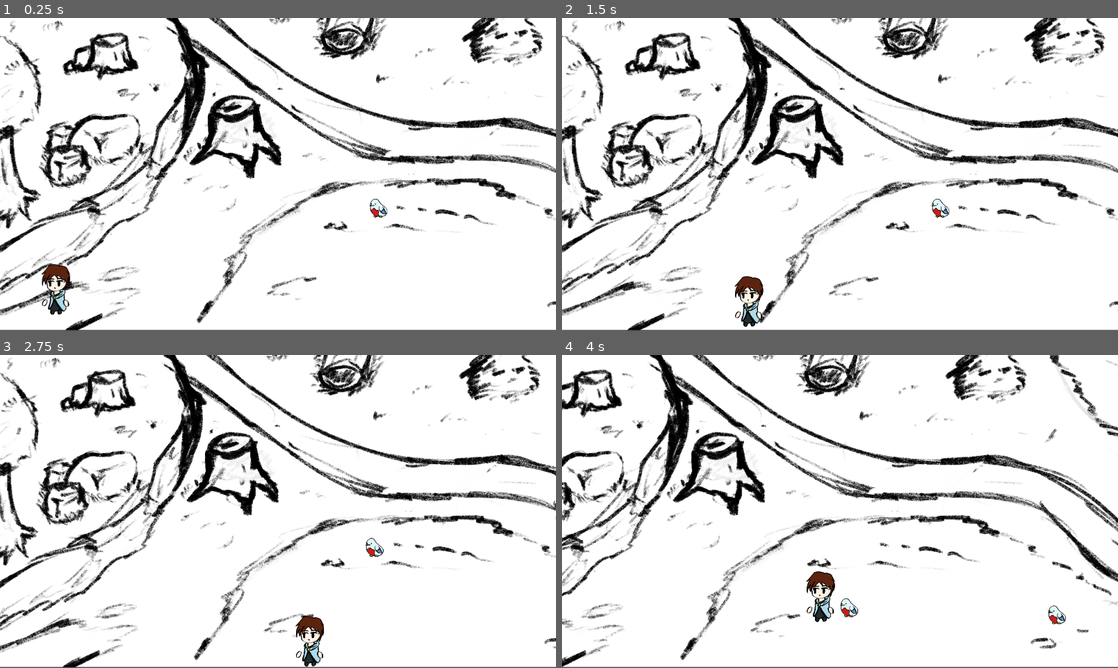
Above: before the commit, frames 1-4 (two rows, left to right).
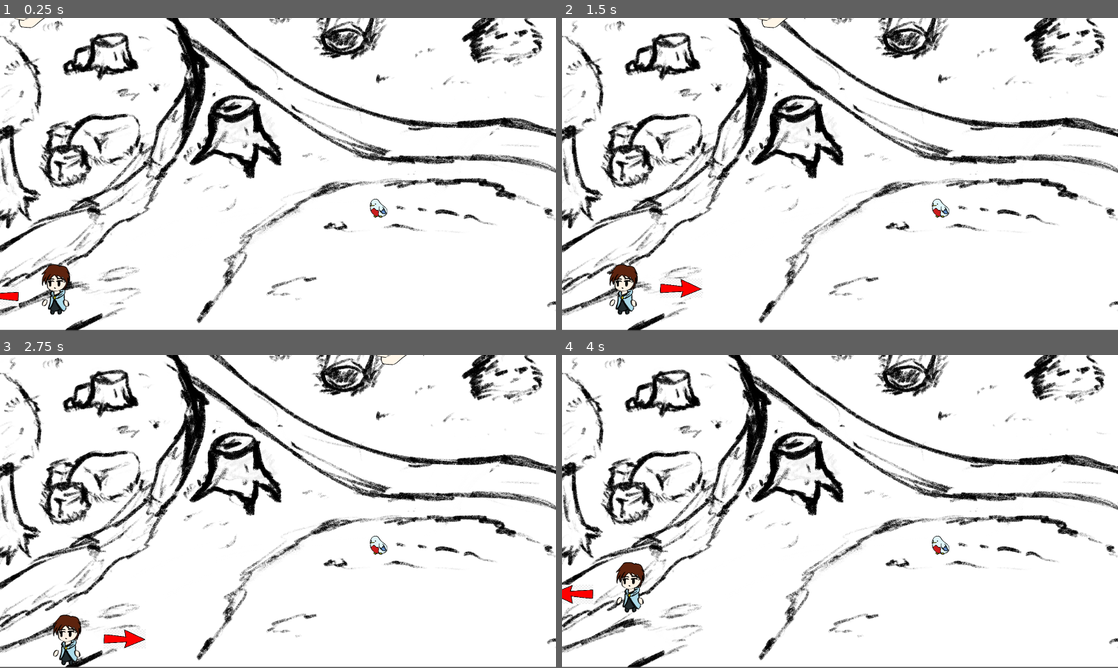
Above: after the commit, the same moments.

Repository: Inpayo/RuneWeaver
Game: Godot game, scene res://Scenes/game.tscn
Two runs of this game, one before a commit and one after it. Both use one fixed random seed, a clock stepped at 60 frames per second and the inputs below.
Inputs (mouse positions are in pixels of both pictures, inside the frame that each line leads up to):
- Up to frame 1 (0.25 s): no input
- Up to frame 2 (1.5 s): tap Enter at 0.5 s; move the mouse to (962, 158) at 0.52 s; hold D (Move_right, bound only before the commit) 0.53-1.28 s; tap P (Swap_mode, bound only after the commit) at 0.6 s; right-click (962, 158) at 0.8 s; move the mouse to (728, 190) at 1.27 s; hold S (Move_down, bound only before the commit) from 1.28 s (still down); right-click (728, 190) at 1.35 s
- Up to frame 3 (2.75 s): tap P (Swap_mode, bound only after the commit) at 1.55, 2.1 s; move the mouse to (333, 442) at 2.02 s; release S (Move_down, bound only before the commit) at 2.03 s; hold D (Move_right, bound only before the commit) from 2.03 s (still down); right-click (333, 442) at 2.3 s
- Up to frame 4 (4 s): move the mouse to (812, 574) at 2.77 s; release D (Move_right, bound only before the commit) at 2.78 s; hold W (Move_up, bound only before the commit) 2.78-3.53 s; right-click (812, 574) at 2.85 s; tap P (Swap_mode, bound only after the commit) at 3.05, 3.6 s; move the mouse to (1006, 558) at 3.52 s; hold A (Move_left, bound only before the commit) from 3.53 s (still down); right-click (1006, 558) at 3.8 s

The runs differ from the first frame. In frame 1, 0.2% of the frame differs, in the area x 0-12%, y 0-93%; in frame 2, 1.5%; in frame 3, 18%; in frame 4, 29%, in the area x 0-100%, y 0-100%.

Commit message:
Arrow pointy
Has arrow that pointy points at the pointed point of a pointed point

Diff:
--- a/Scenes/Player_testing.tscn
+++ b/Scenes/Player_testing.tscn
@@ -1,7 +1,9 @@
-[gd_scene load_steps=5 format=3 uid="uid://vqic7rnw066y"]
+[gd_scene load_steps=7 format=3 uid="uid://vqic7rnw066y"]
 
 [ext_resource type="Script" uid="uid://bx17yvxqct6qv" path="res://Scripts/player_testing.gd" id="1_i8wls"]
 [ext_resource type="Texture2D" uid="uid://brvvw1xgwkbpk" path="res://Assets/Sprites/entity_player_testing.png" id="2_ldamb"]
+[ext_resource type="Texture2D" uid="uid://qkoiw7kpyeij" path="res://Assets/Sprites/Aim_pointy.png" id="3_was2g"]
+[ext_resource type="Script" uid="uid://dgs0acpo68tx5" path="res://Scenes/arrow.gd" id="4_6vxjc"]
 
 [sub_resource type="RectangleShape2D" id="RectangleShape2D_i8wls"]
 size = Vector2(53, 174)
@@ -9,7 +11,7 @@
 [sub_resource type="RectangleShape2D" id="RectangleShape2D_utw4k"]
 size = Vector2(41, 23.75)
 
-[node name="CharacterBody2D" type="CharacterBody2D"]
+[node name="Player" type="CharacterBody2D"]
 script = ExtResource("1_i8wls")
 
 [node name="Sprite2D" type="Sprite2D" parent="."]
@@ -31,3 +33,24 @@
 [node name="CollisionShape2D" type="CollisionShape2D" parent="."]
 position = Vector2(-2, -14)
 shape = SubResource("RectangleShape2D_utw4k")
+
+[node name="Arrow_anchor" type="Marker2D" parent="."]
+position = Vector2(0, -77)
+
+[node name="Arrow" type="Sprite2D" parent="Arrow_anchor"]
+position = Vector2(-204, 0)
+scale = Vector2(0.226563, 0.186111)
+texture = ExtResource("3_was2g")
+offset = Vector2(0, -77)
+script = ExtResource("4_6vxjc")
+
+[node name="Attacks" type="Node" parent="."]
+
+[node name="Right Hook" type="Marker2D" parent="Attacks"]
+position = Vector2(-55, -138)
+
+[node name="Front_stuff" type="Marker2D" parent="Attacks"]
+position = Vector2(-55, -90)
+
+[node name="Left Hook" type="Marker2D" parent="Attacks"]
+position = Vector2(-55, -16)
--- /dev/null
+++ b/Scenes/arrow.gd
@@ -0,0 +1,26 @@
+extends Sprite2D
+
+var DefDir = Vector2.LEFT
+
+func _process(_delta: float) -> void:
+	var Keyboard = get_parent().get_parent().Keyboard
+	var pp = get_parent().global_position
+	var mp = get_viewport().get_camera_2d().get_global_mouse_position()
+	var direction = Vector2.ZERO
+	var CDir = Input.get_vector("Aim_left", "Aim_right", "Aim_up", "Aim_down")
+	var input_direction = get_parent().get_parent().input_direction
+
+	if input_direction != Vector2.ZERO:
+		DefDir = input_direction
+
+	if Keyboard and Input.mouse_mode == Input.MOUSE_MODE_VISIBLE:
+		direction = (mp - pp).normalized()
+	elif !Keyboard and CDir > Vector2.ZERO:
+		direction = CDir
+	else:
+		direction = DefDir
+
+
+	position = direction * 200
+
+	rotation = direction.angle()
--- /dev/null
+++ b/Scenes/fist.gd
@@ -0,0 +1,6 @@
+extends Area2D
+
+var speed = 500
+
+func _physics_process(delta):
+	position += transform.x * speed * delta
--- /dev/null
+++ b/Scenes/fist.tscn
@@ -0,0 +1,18 @@
+[gd_scene load_steps=4 format=3 uid="uid://bjojkbwbjos0j"]
+
+[ext_resource type="Script" uid="uid://duccan6f1nsve" path="res://Scenes/fist.gd" id="1_4upvt"]
+[ext_resource type="Texture2D" uid="uid://b8wub7twaxpr5" path="res://Assets/Sprites/Fisting.png" id="2_whwme"]
+
+[sub_resource type="RectangleShape2D" id="RectangleShape2D_whwme"]
+size = Vector2(66, 84)
+
+[node name="Fist" type="Area2D"]
+script = ExtResource("1_4upvt")
+
+[node name="Sprite2D" type="Sprite2D" parent="."]
+texture = ExtResource("2_whwme")
+flip_h = true
+
+[node name="CollisionShape2D" type="CollisionShape2D" parent="."]
+position = Vector2(-28, 6)
+shape = SubResource("RectangleShape2D_whwme")
--- a/Scenes/game.tscn
+++ b/Scenes/game.tscn
@@ -1,8 +1,9 @@
-[gd_scene load_steps=4 format=3 uid="uid://dbaul56nxjy32"]
+[gd_scene load_steps=5 format=3 uid="uid://dbaul56nxjy32"]
 
 [ext_resource type="Texture2D" uid="uid://dj8j48hhout2w" path="res://Assets/Sprites/Map_WhisperingWoods_ Testing.PNG" id="1_ebmjs"]
 [ext_resource type="PackedScene" uid="uid://vqic7rnw066y" path="res://Scenes/Player_testing.tscn" id="2_qxrlw"]
 [ext_resource type="PackedScene" uid="uid://dpbtiectljtq" path="res://Scenes/punishing_bird.tscn" id="2_wrm1d"]
+[ext_resource type="PackedScene" uid="uid://bjojkbwbjos0j" path="res://Scenes/fist.tscn" id="4_3dryh"]
 
 [node name="Game" type="Node2D"]
 
@@ -15,7 +16,7 @@
 [node name="CollisionPolygon2D" type="CollisionPolygon2D" parent="StaticBody2D"]
 polygon = PackedVector2Array(-8, 943, 99, 919, 228, 880, 314, 826, 381, 764, 472, 722, 537, 660, 558, 564, 620, 486, 68 …(1545 unchanged characters)…
 
-[node name="CharacterBody2D" parent="." instance=ExtResource("2_qxrlw")]
+[node name="Player" parent="." instance=ExtResource("2_qxrlw")]
 position = Vector2(192, 1046)
 
 [node name="Punishing Bird" parent="." instance=ExtResource("2_wrm1d")]
@@ -26,3 +27,5 @@
 
 [node name="Punishing Bird3" parent="." instance=ExtResource("2_wrm1d")]
 position = Vector2(3181, 234)
+
+[node name="Fist" parent="." instance=ExtResource("4_3dryh")]
--- a/Scripts/player_testing.gd
+++ b/Scripts/player_testing.gd
@@ -1,13 +1,36 @@
 extends CharacterBody2D
 
+func _ready() -> void:
+	Input.mouse_mode = Input.MOUSE_MODE_CAPTURED
 @export var Speed: float = 800
 @export var Acceleration: float = 2400
 @export var Friction: float = Acceleration/Speed
 var input_direction = Vector2.ZERO
+@export var Bullet : PackedScene
+@export var Keyboard: bool = true
+
+func Mode_toggle():
+	if Input.is_action_just_pressed("Swap_mode"):
+		Keyboard = not Keyboard
+		if Keyboard:
+			Input.mouse_mode = (Input.MOUSE_MODE_VISIBLE)
+		else:
+			Input.mouse_mode = (Input.MOUSE_MODE_CAPTURED)
+		print(Keyboard)
 
 func get_input(_delta):
-	input_direction = Input.get_vector("Move_left", "Move_right", "Move_up", "Move_down")
+	if Keyboard:
+		input_direction = Input.get_vector("Move_left_keyboard", "Move_right_keyboard", "Move_up_keyboard", "Move_down_keyboard")
+	else:
+		input_direction = Input.get_vector("Move_left_controller", "Move_right_controller", "Move_up_controller", "Move_down_controller")
 	input_direction = input_direction.normalized()
+
+	if Input.is_action_just_pressed("Toggle_mouse_aim"):
+		if Input.mouse_mode == Input.MOUSE_MODE_CAPTURED:
+			Input.mouse_mode = Input.MOUSE_MODE_VISIBLE
+		else:
+			Input.mouse_mode = Input.MOUSE_MODE_CAPTURED
+
 
 	velocity += input_direction * Acceleration * _delta
 
@@ -18,6 +41,7 @@
 		velocity -= velocity * Friction * _delta
 
 func _physics_process(_delta):
+	Mode_toggle()
 	get_input(_delta)
 	Apply_friction(_delta)
 	move_and_slide()
--- a/project.godot
+++ b/project.godot
@@ -57,55 +57,84 @@
 , Object(InputEventKey,"resource_local_to_scene":false,"resource_name":"","device":-1,"window_id":0,"alt_pressed":false …(183 unchanged characters)…
 ]
 }
-sprint={
+Move_up_controller={
 "deadzone": 0.2,
-"events": [Object(InputEventKey,"resource_local_to_scene":false,"resource_name":"","device":-1,"window_id":0,"alt_pressed":false,"shift_pressed":false,"ctrl_pressed":false,"meta_pressed":false,"pressed":false,"keycode":0,"physical_keycode":4194325,"key_label":0,"unicode":0,"location":0,"echo":false,"script":null)
-, Object(InputEventKey,"resource_local_to_scene":false,"resource_name":"","device":-1,"window_id":0,"alt_pressed":false,"shift_pressed":false,"ctrl_pressed":false,"meta_pressed":false,"pressed":false,"keycode":0,"physical_keycode":4194325,"key_label":0,"unicode":0,"location":0,"echo":false,"script":null)
-, Object(InputEventJoypadButton,"resource_local_to_scene":false,"resource_name":"","device":-1,"button_index":1,"pressure":0.0,"pressed":true,"script":null)
+"events": [Object(InputEventJoypadMotion,"resource_local_to_scene":false,"resource_name":"","device":-1,"axis":1,"axis_value":-1.0,"script":null)
 ]
 }
-Move_up={
+Move_up_keyboard={
 "deadzone": 0.2,
 "events": [Object(InputEventKey,"resource_local_to_scene":false,"resource_name":"","device":-1,"window_id":0,"alt_press …(192 unchanged characters)…
-, Object(InputEventJoypadMotion,"resource_local_to_scene":false,"resource_name":"","device":-1,"axis":1,"axis_value":-1.0,"script":null)
 ]
 }
-Move_down={
+Move_down_controller={
+"deadzone": 0.2,
+"events": [Object(InputEventJoypadMotion,"resource_local_to_scene":false,"resource_name":"","device":-1,"axis":1,"axis_value":1.0,"script":null)
+]
+}
+Move_down_keyboard={
 "deadzone": 0.2,
 "events": [Object(InputEventKey,"resource_local_to_scene":false,"resource_name":"","device":-1,"window_id":0,"alt_press …(192 unchanged characters)…
-, Object(InputEventJoypadMotion,"resource_local_to_scene":false,"resource_name":"","device":-1,"axis":1,"axis_value":1.0,"script":null)
 ]
 }
-Move_left={
+Move_left_controller={
+"deadzone": 0.2,
+"events": [Object(InputEventJoypadMotion,"resource_local_to_scene":false,"resource_name":"","device":-1,"axis":0,"axis_value":-1.0,"script":null)
+]
+}
+Move_left_keyboard={
 "deadzone": 0.2,
 "events": [Object(InputEventKey,"resource_local_to_scene":false,"resource_name":"","device":-1,"window_id":0,"alt_press …(191 unchanged characters)…
-, Object(InputEventJoypadMotion,"resource_local_to_scene":false,"resource_name":"","device":-1,"axis":0,"axis_value":-1.0,"script":null)
 ]
 }
-Move_right={
+Move_right_controller={
+"deadzone": 0.2,
+"events": [Object(InputEventJoypadMotion,"resource_local_to_scene":false,"resource_name":"","device":-1,"axis":0,"axis_value":1.0,"script":null)
+]
+}
+Move_right_keyboard={
 "deadzone": 0.2,
 "events": [Object(InputEventKey,"resource_local_to_scene":false,"resource_name":"","device":-1,"window_id":0,"alt_press …(192 unchanged characters)…
-, Object(InputEventJoypadMotion,"resource_local_to_scene":false,"resource_name":"","device":-1,"axis":0,"axis_value":1.0,"script":null)
 ]
 }
-Left_click={
+Fist_controller={
+"deadzone": 0.2,
+"events": [Object(InputEventJoypadButton,"resource_local_to_scene":false,"resource_name":"","device":-1,"button_index":3,"pressure":0.0,"pressed":true,"script":null)
+]
+}
+Fist_keyboard={
 "deadzone": 0.2,
 "events": [Object(InputEventMouseButton,"resource_local_to_scene":false,"resource_name":"","device":-1,"window_id":0,"a …(253 unchanged characters)…
 ]
 }
-Aim_Left={
+Aim_left={
 "deadzone": 0.2,
-"events": []
+"events": [Object(InputEventJoypadMotion,"resource_local_to_scene":false,"resource_name":"","device":-1,"axis":2,"axis_value":-1.0,"script":null)
+]
 }
 Aim_right={
 "deadzone": 0.2,
-"events": []
+"events": [Object(InputEventJoypadMotion,"resource_local_to_scene":false,"resource_name":"","device":-1,"axis":2,"axis_value":1.0,"script":null)
+]
 }
 Aim_up={
 "deadzone": 0.2,
-"events": []
+"events": [Object(InputEventJoypadMotion,"resource_local_to_scene":false,"resource_name":"","device":-1,"axis":3,"axis_value":-1.0,"script":null)
+]
 }
 Aim_down={
 "deadzone": 0.2,
-"events": []
+"events": [Object(InputEventJoypadMotion,"resource_local_to_scene":false,"resource_name":"","device":-1,"axis":3,"axis_value":1.0,"script":null)
+]
 }
+Swap_mode={
+"deadzone": 0.2,
+"events": [Object(InputEventJoypadButton,"resource_local_to_scene":false,"resource_name":"","device":-1,"button_index":2,"pressure":0.0,"pressed":true,"script":null)
+, Object(InputEventKey,"resource_local_to_scene":false,"resource_name":"","device":-1,"window_id":0,"alt_pressed":false,"shift_pressed":false,"ctrl_pressed":false,"meta_pressed":false,"pressed":false,"keycode":0,"physical_keycode":80,"key_label":0,"unicode":112,"location":0,"echo":false,"script":null)
+]
+}
+Toggle_mouse_aim={
+"deadzone": 0.2,
+"events": [Object(InputEventMouseButton,"resource_local_to_scene":false,"resource_name":"","device":-1,"window_id":0,"alt_pressed":false,"shift_pressed":false,"ctrl_pressed":false,"meta_pressed":false,"button_mask":0,"position":Vector2(0, 0),"global_position":Vector2(0, 0),"factor":1.0,"button_index":2,"canceled":false,"pressed":false,"double_click":false,"script":null)
+]
+}
Binary file added: Assets/Sprites/Aim_pointy.png
Not shown, added: Assets/Sprites/Aim_pointy.png.import
Not shown, added: Scenes/arrow.gd.uid
Not shown, added: Scenes/fist.gd.uid
